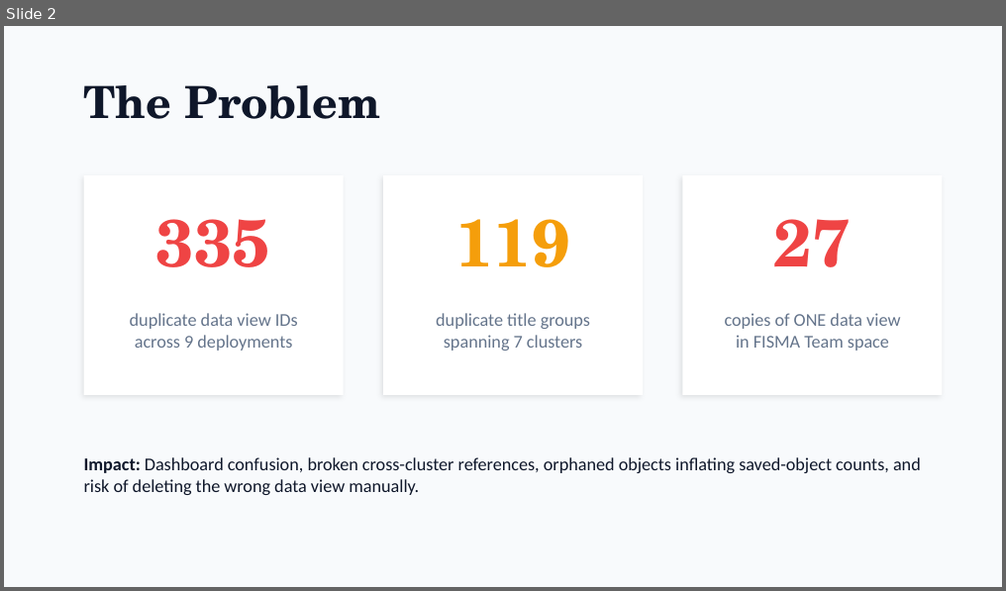
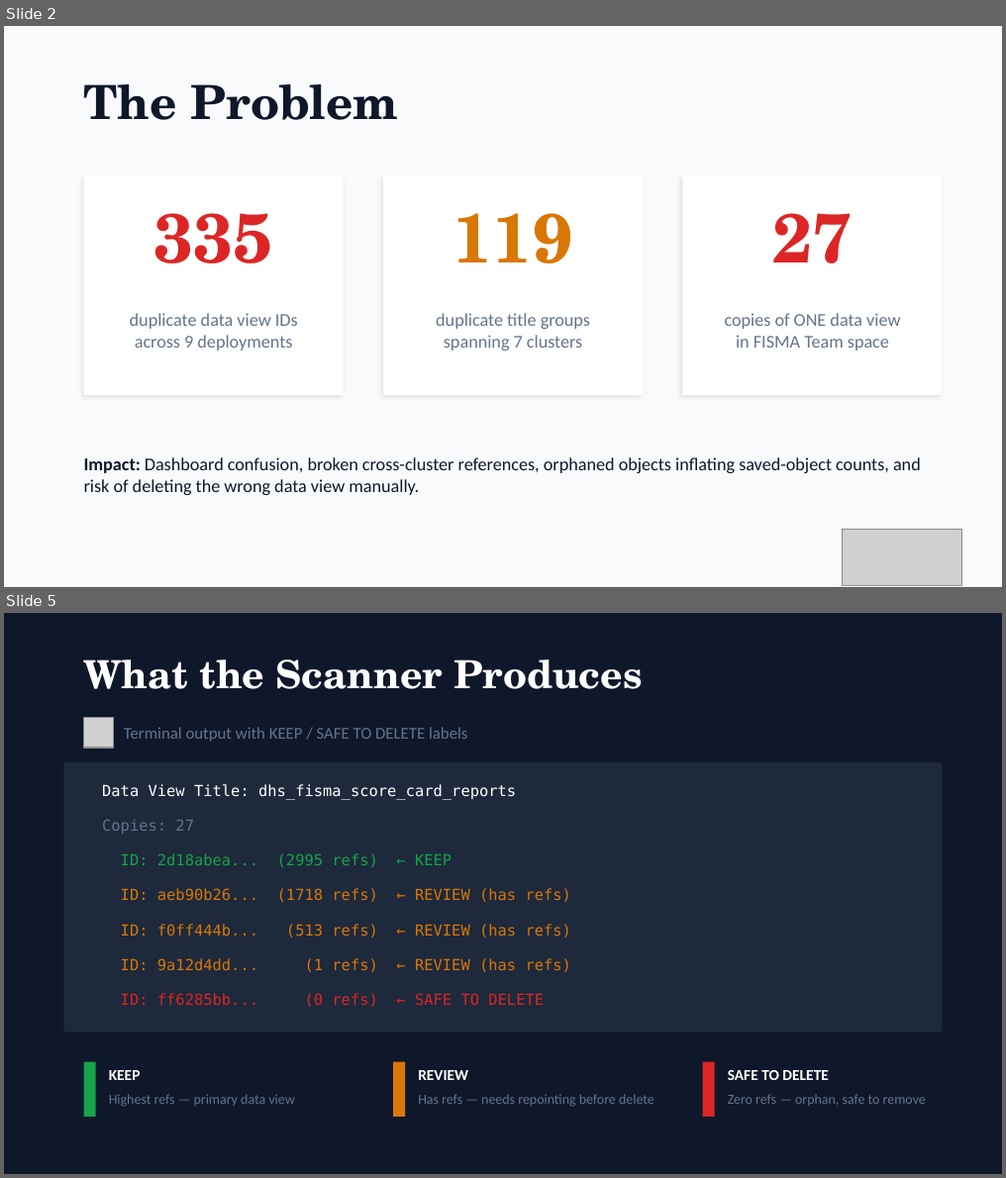
Before and after one commit to olajio/kibana-dataview-deduplicator, a slide deck: Duplicate_DataViews_Toolkit.pptx. Shown one above the other, each under a label of ours: slide 2 before the commit, slides 2 and 5 after it; the slides between them are not shown. The pictures are 1006x591 and 1006x1178 pixels, drawn with LibreOffice and Linux fonts; fonts in the diff are those of the drawing; grey boxes stand for pictures. Boxes give left, top, right and bottom in pixels: in the first picture for what was removed or moved away, otherwise in the second. Text is boxed around its words. In the diff, an @@ line names an element or a change of style, - is before the commit and + after.

```diff
--- a/Duplicate_DataViews_Toolkit.pptx
+++ b/Duplicate_DataViews_Toolkit.pptx
@@ slide 5 added at bbox=[4, 613, 1002, 1174], background #0F172A @@
@@ text added at bbox=[84, 660, 643, 689], 28 pt, text #FFFFFF, bold @@
+What the Scanner Produces
@@ picture added at bbox=[84, 718, 114, 748] @@
@@ text added at bbox=[124, 727, 467, 742], 12 pt, text #64748B @@
+Terminal output with KEEP / SAFE TO DELETE labels
@@ rectangle added at bbox=[63, 762, 943, 1032], fill #1E293B @@
@@ text added at bbox=[102, 784, 516, 800], 11 pt, text #FFFFFF @@
+Data View Title: dhs_fisma_score_card_reports
@@ text added at bbox=[102, 819, 194, 834], 11 pt, text #64748B @@
+Copies: 27
@@ text added at bbox=[121, 854, 451, 867], 11 pt, text #16A34A @@
+ID: 2d18abea... (2995 refs) ← KEEP
@@ text added at bbox=[121, 888, 571, 902], 11 pt, text #D97706 @@
+ID: aeb90b26... (1718 refs) ← REVIEW (has refs)
@@ text added at bbox=[121, 924, 571, 938], 11 pt, text #D97706 @@
+ID: f0ff444b... (513 refs) ← REVIEW (has refs)
@@ text added at bbox=[121, 959, 571, 972], 11 pt, text #D97706 @@
+ID: 9a12d4dd... (1 refs) ← REVIEW (has refs)
@@ text added at bbox=[121, 993, 544, 1007], 11 pt, text #DC2626 @@
+ID: ff6285bb... (0 refs) ← SAFE TO DELETE
@@ rectangle added at bbox=[84, 1062, 96, 1117], fill #16A34A @@
@@ text added at bbox=[109, 1070, 141, 1080], 11 pt, text #FFFFFF, bold @@
+KEEP
@@ rectangle added at bbox=[393, 1062, 405, 1117], fill #D97706 @@
@@ text added at bbox=[418, 1070, 468, 1080], 11 pt, text #FFFFFF, bold @@
+REVIEW
@@ rectangle added at bbox=[703, 1062, 715, 1117], fill #DC2626 @@
@@ text added at bbox=[728, 1070, 828, 1080], 11 pt, text #FFFFFF, bold @@
+SAFE TO DELETE
@@ text added at bbox=[109, 1094, 294, 1106], 10 pt, text #64748B @@
+Highest refs — primary data view
@@ text added at bbox=[418, 1094, 654, 1106], 10 pt, text #64748B @@
+Has refs — needs repointing before delete
@@ text added at bbox=[728, 1094, 926, 1106], 10 pt, text #64748B @@
+Zero refs — orphan, safe to remove
@@ slide 2 changed as well @@
@@ text "The Problem" at bbox=[84, 84, 398, 120]: size 32 to 34 pt @@
@@ text "335" at bbox=[153, 213, 273, 264]: size 48 to 50 pt, text colour #EF4444 to #DC2626 @@
@@ text "119" at bbox=[453, 213, 573, 264]: size 48 to 50 pt, text colour #F59E0B to #D97706 @@
@@ text "27" at bbox=[772, 213, 851, 264]: size 48 to 50 pt, text colour #EF4444 to #DC2626 @@
@@ picture added at bbox=[843, 530, 962, 585] @@
```
Also in this commit, not shown: 8 other slides changed, 1 other slide added, 3 other files.
